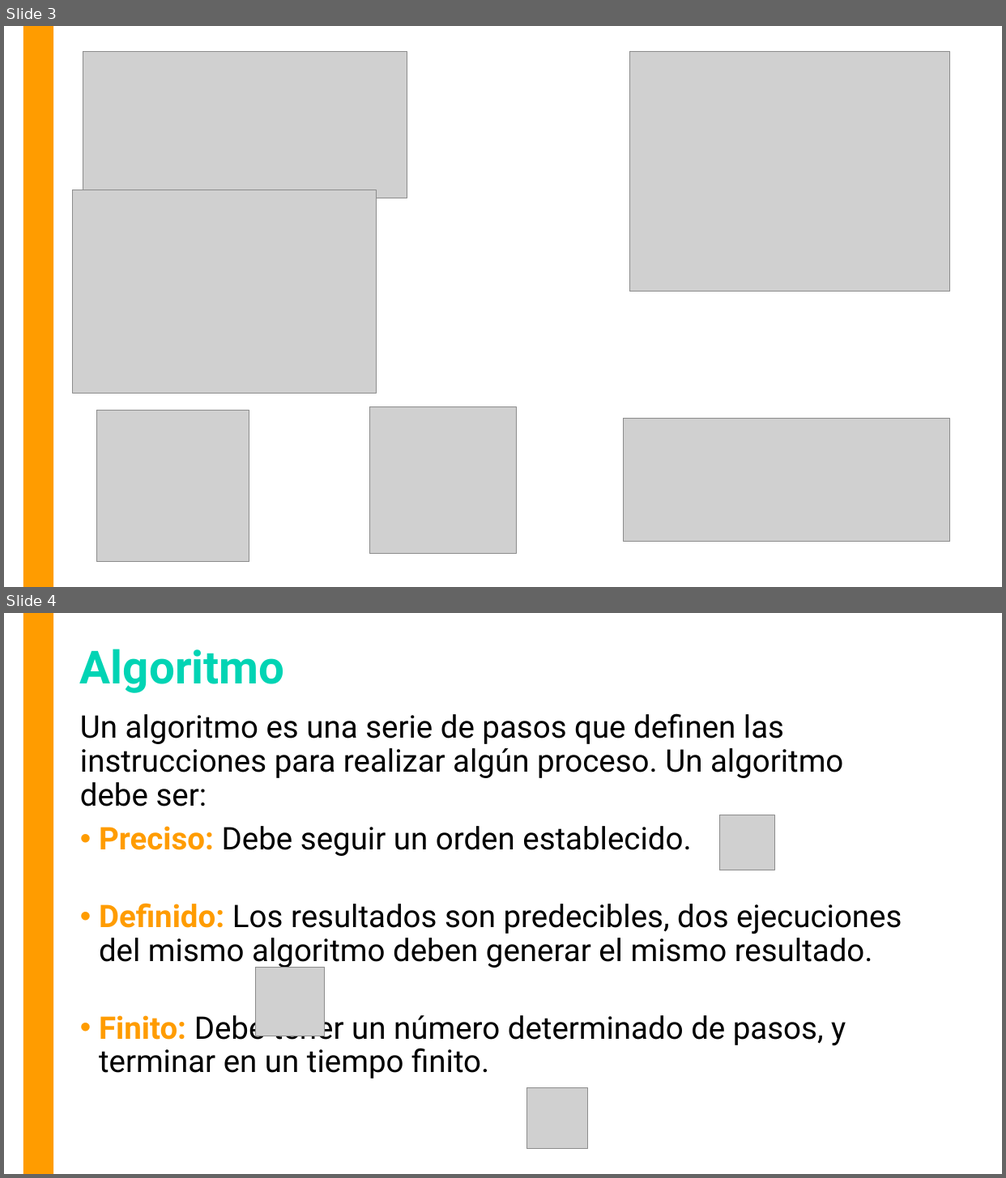
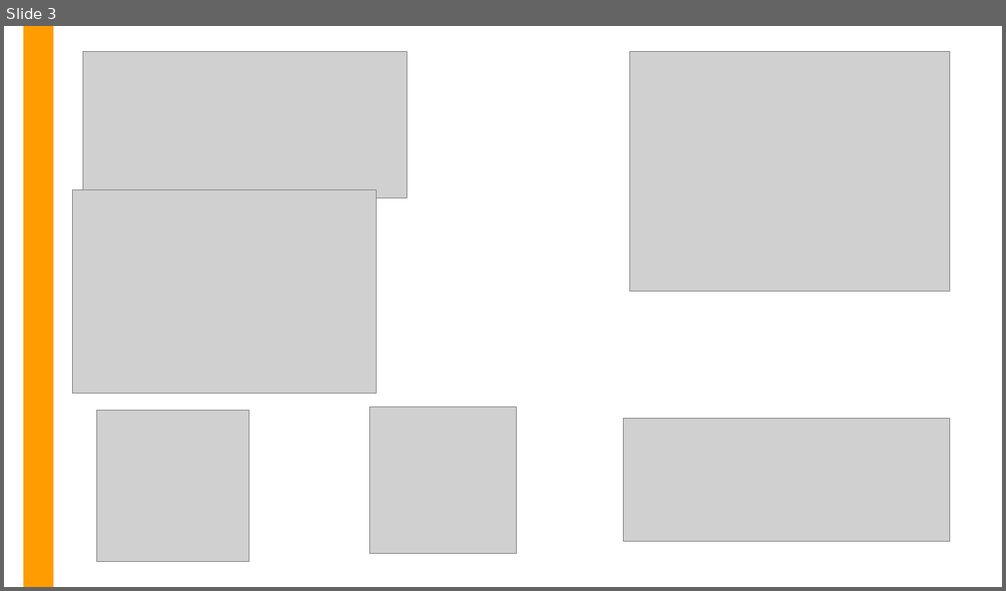
Before and after one commit to OMardil/CS1_2023_EN, a slide deck: MOD03-Algorithms/01 Presentacion/MOD3-Algoritmos_y_Diagramas.pptx. Shown one above the other, each under a label of ours: slides 3 and 4 before the commit, slide 3 after it. The pictures are 1006x1178 and 1006x591 pixels, drawn with LibreOffice and Linux fonts; fonts in the diff are those of the drawing; grey boxes stand for pictures. Boxes give left, top, right and bottom in pixels: in the first picture for what was removed or moved away, otherwise in the second. Text is boxed around its words. In the diff, an @@ line names an element or a change of style, - is before the commit and + after.

```diff
--- a/MOD03-Algorithms/01 Presentacion/MOD3-Algoritmos_y_Diagramas.pptx
+++ b/MOD03-Algorithms/01 Presentacion/MOD3-Algoritmos_y_Diagramas.pptx
@@ slide 4 removed at [4,613,1002,1174], background #FFFFFF; not listed: 1 template element that a slide beside it also shows @@
@@ title removed at [80,649,284,693] @@
-Algoritmo
@@ text removed at [80,713,901,1079] @@
-Un algoritmo es una serie de pasos que definen las instrucciones para realizar algún proceso. Un algoritmo debe ser:
-• Preciso: Debe seguir un orden establecido.
-• Definido: Los resultados son predecibles, dos ejecuciones del mismo algoritmo deben generar el mismo resultado.
-• Finito: Debe tener un número determinado de pasos, y terminar en un tiempo finito.
@@ picture removed at [720,815,775,871] @@
@@ picture removed at [256,967,325,1036] @@
@@ picture removed at [526,1088,588,1150] @@
```
Also in this commit, not shown: 3 slides changed, 1 slide added, 3 other files.
